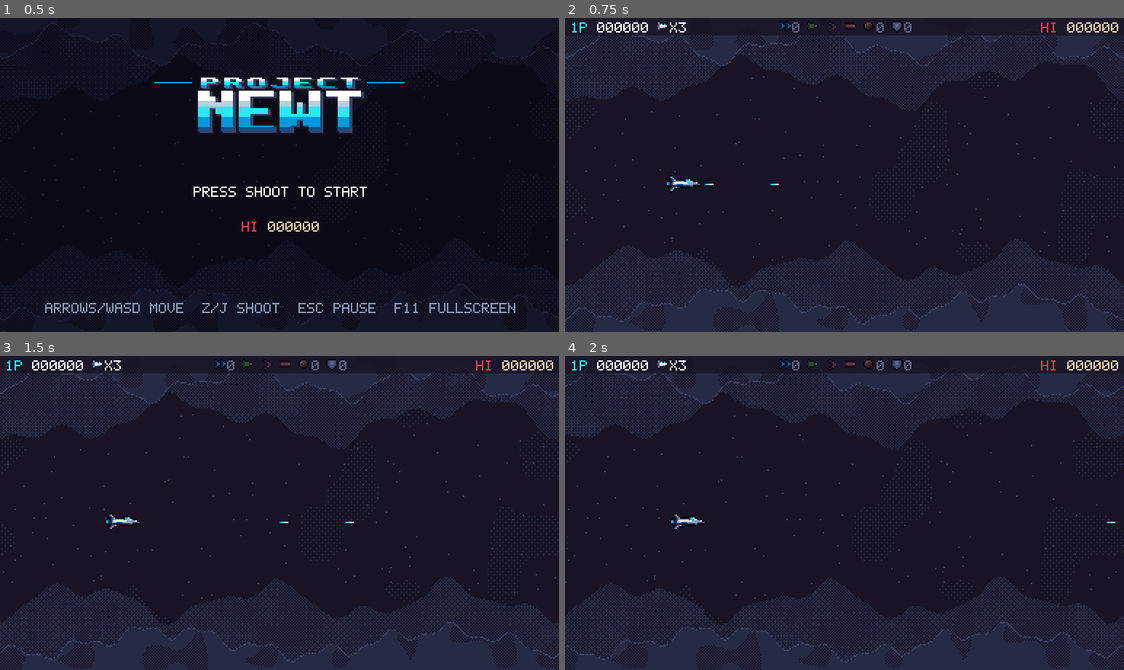
Above: before the commit, frames 1-4 (two rows, left to right).
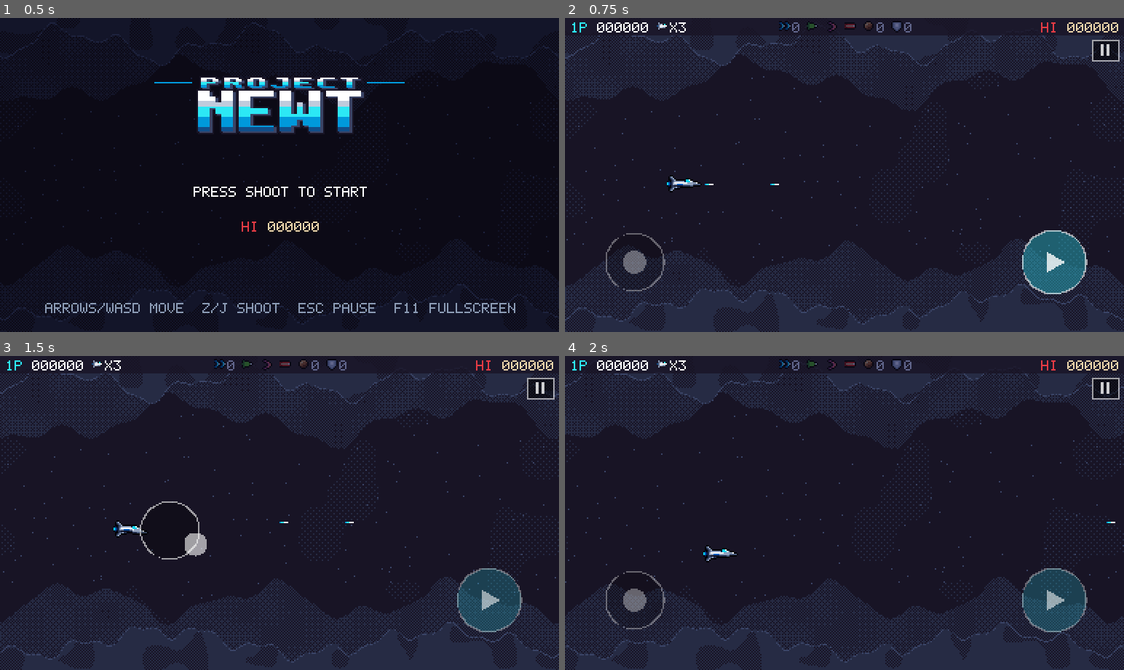
Above: after the commit, the same moments.

Repository: jeremysu0131/salamander-like
Game: Godot game, scene res://scenes/main.tscn
Same seed, same stepped clock (60 frames per second), same inputs: the game is played once before the commit and once after it.
Inputs (mouse positions are in pixels of both pictures, inside the frame that each line leads up to):
- Up to frame 1 (0.5 s): no input
- Up to frame 2 (0.75 s): tap Enter (ui_accept) at 0.5 s; move the mouse to (967, 159) at 0.52 s; hold Right (p1_right) from 0.53 s (still down); hold Z (p1_shoot) from 0.53 s (still down); click (967, 159) at 0.67 s
- Up to frame 3 (1.5 s): tap Enter (ui_accept) at 0.77, 1.25 s; release Right (p1_right) at 1.25 s; release Z (p1_shoot) at 1.25 s; drag from (167, 528) to (251, 575) at 1.27 s
- Up to frame 4 (2 s): no input

Frame 1 is identical in both runs. In frame 2, 2.5% of the frame differs, in the area x 7-100%, y 6-88%; in frame 3, 2.8%; in frame 4, 2.9%.

Commit message:
Touch controls for mobile: virtual stick on the left, hold right to shoot, pause button
Touches are translated into the existing input actions, so gameplay and UI
code are unchanged. Shown from the start on mobile browsers, otherwise after
the first touch; hidden again on keyboard or gamepad input.

Co-Authored-By: Claude Opus 5.5 <noreply@anthropic.com>

Diff:
--- a/project.godot
+++ b/project.godot
@@ -19,6 +19,7 @@
 Debug="*res://scripts/autoload/debug.gd"
 Game="*res://scripts/autoload/game.gd"
 Sfx="*res://scripts/autoload/sfx.gd"
+TouchControls="*res://scripts/autoload/touch_controls.gd"
 
 [display]
 
@@ -27,7 +28,6 @@
 window/size/window_width_override=1152
 window/size/window_height_override=648
 window/stretch/mode="viewport"
-window/stretch/aspect="keep"
 window/stretch/scale_mode="integer"
 
 [layer_names]
@@ -41,17 +41,12 @@
 2d_physics/layer_7="shield"
 2d_physics/layer_8="hazard"
 
-[physics]
-
-common/physics_ticks_per_second=60
-common/max_physics_steps_per_frame=8
-
 [rendering]
 
+textures/canvas_textures/default_texture_filter=0
 renderer/rendering_method="gl_compatibility"
 renderer/rendering_method.mobile="gl_compatibility"
-textures/canvas_textures/default_texture_filter=0
 textures/vram_compression/import_etc2_astc=true
+environment/defaults/default_clear_color=Color(0.03, 0.02, 0.06, 1)
 2d/snap/snap_2d_transforms_to_pixel=true
 2d/snap/snap_2d_vertices_to_pixel=true
-environment/defaults/default_clear_color=Color(0.03, 0.02, 0.06, 1)
--- a/scripts/autoload/debug.gd
+++ b/scripts/autoload/debug.gd
@@ -13,6 +13,7 @@
 ## --shotdir=<dir>  截圖存放目錄，預設 user://shots
 ## --quit=<t>       遊戲時間第 t 秒結束程式
 ## --log            每秒印出一行狀態（捲動距離、分數、殘機、Boss HP）
+## --touch          一開始就顯示觸控按鈕（在電腦上測試手機操作）
 
 var skip_title := false
 var start_x := 0.0
@@ -21,6 +22,7 @@
 var weapon := &"beam"
 var autopilot := false
 var log_state := false
+var touch := false
 var shot_times: Array[float] = []
 var shot_dir := "user://shots"
 var quit_time := -1.0
@@ -48,6 +50,7 @@
 			"weapon": weapon = StringName(value)
 			"autopilot": autopilot = true
 			"log": log_state = true
+			"touch": touch = true
 			"shot":
 				for t in value.split(","):
 					shot_times.append(t.to_float())
--- /dev/null
+++ b/scripts/autoload/touch_controls.gd
@@ -0,0 +1,215 @@
+extends CanvasLayer
+## 觸控操作（手機）：左半邊虛擬搖桿移動、右半邊按住射擊、右上角暫停。
+##
+## 觸控會被轉成既有的輸入動作（p1_up 等、p1_shoot、pause）送進引擎，
+## 所以機體、標題、結果畫面都不需要知道觸控的存在。
+##
+## 顯示時機：手機瀏覽器（web_android、web_ios）與原生手機一開始就顯示；
+## 其他裝置在第一次觸控時顯示，按鍵盤或手把時隱藏。
+## 不在遊戲中（標題、結果畫面）時不畫按鈕，點一下螢幕等於按射擊鍵。
+
+signal active_changed(active: bool)
+
+## 搖桿底座半徑與搖桿頭半徑（像素，384×216 座標）。
+const STICK_RADIUS := 20.0
+const KNOB_RADIUS := 8.0
+## 拖曳距離小於這個值不算移動。
+const DEADZONE := 5.0
+## 沒有按著時，搖桿提示畫在這裡。
+const STICK_HOME := Vector2(48, 168)
+const SHOOT_CENTER := Vector2(336, 168)
+const SHOOT_RADIUS := 22.0
+## 暫停按鈕（在 HUD 下方的右上角）。判定範圍比畫出來的大一點，手指比較好按。
+const PAUSE_RECT := Rect2(362, 15, 18, 14)
+const PAUSE_HIT_MARGIN := 6.0
+## 畫面左右分界：左邊是搖桿，右邊是射擊。
+const SPLIT_X := 192.0
+const ALPHA := 0.35
+const ALPHA_PRESSED := 0.6
+const MOVE_ACTIONS: Array[StringName] = [&"p1_left", &"p1_right", &"p1_up", &"p1_down"]
+
+var active := false
+
+var _stick_index := -1
+var _stick_origin := STICK_HOME
+var _stick_pos := STICK_HOME
+var _shoot_index := -1
+var _tap_index := -1
+var _held := {}
+var _drawer: Node2D
+var _rotate_hint: Label
+
+
+func _ready() -> void:
+	process_mode = Node.PROCESS_MODE_ALWAYS
+	layer = 50
+	_drawer = Node2D.new()
+	_drawer.draw.connect(_draw_controls)
+	add_child(_drawer)
+	_rotate_hint = _make_rotate_hint()
+	add_child(_rotate_hint)
+	if OS.has_feature("web_android") or OS.has_feature("web_ios") or OS.has_feature("mobile") \
+			or Debug.touch:
+		set_active(true)
+
+
+func set_active(value: bool) -> void:
+	if active == value:
+		return
+	active = value
+	if not active:
+		release_all()
+	_drawer.queue_redraw()
+	active_changed.emit(active)
+
+
+## 放開所有由觸控按下的動作。
+func release_all() -> void:
+	_stick_index = -1
+	_shoot_index = -1
+	_tap_index = -1
+	for action: StringName in _held.keys():
+		_set_action(action, false)
+
+
+func _process(_delta: float) -> void:
+	var size := DisplayServer.window_get_size()
+	_rotate_hint.visible = active and size.y > size.x
+	_drawer.queue_redraw()
+
+
+func _input(event: InputEvent) -> void:
+	if event is InputEventScreenTouch:
+		var touch: InputEventScreenTouch = event
+		set_active(true)
+		_on_touch(touch.index, touch.position, touch.pressed)
+	elif event is InputEventScreenDrag:
+		var drag: InputEventScreenDrag = event
+		if drag.index == _stick_index:
+			_stick_pos = drag.position
+			_update_stick()
+	elif active and (event is InputEventKey or event is InputEventJoypadButton):
+		# 改用鍵盤或手把：收起觸控按鈕。
+		if event.is_pressed():
+			set_active(false)
+
+
+func _on_touch(index: int, pos: Vector2, pressed: bool) -> void:
+	if not pressed:
+		if index == _stick_index:
+			_stick_index = -1
+			for a in MOVE_ACTIONS:
+				_set_action(a, false)
+		if index == _shoot_index:
+			_shoot_index = -1
+			_set_action(&"p1_shoot", false)
+		if index == _tap_index:
+			_tap_index = -1
+			_set_action(&"p1_shoot", false)
+		return
+	if _in_game() and PAUSE_RECT.grow(PAUSE_HIT_MARGIN).has_point(pos):
+		_set_action(&"pause", true)
+		_set_action(&"pause", false)
+		return
+	if get_tree().paused:
+		return
+	if not _in_game():
+		# 標題與結果畫面：點一下等於按射擊鍵。
+		_tap_index = index
+		_set_action(&"p1_shoot", true)
+		return
+	if pos.x < SPLIT_X:
+		if _stick_index < 0:
+			_stick_index = index
+			_stick_origin = pos
+			_stick_pos = pos
+			_update_stick()
+	elif _shoot_index < 0:
+		_shoot_index = index
+		_set_action(&"p1_shoot", true)
+
+
+## 依搖桿位移決定 8 方向。拖超過底座半徑時底座跟著手指走，反方向拖動時反應比較快。
+func _update_stick() -> void:
+	var v := _stick_pos - _stick_origin
+	if v.length() > STICK_RADIUS:
+		_stick_origin = _stick_pos - v.normalized() * STICK_RADIUS
+		v = _stick_pos - _stick_origin
+	var dir := stick_direction(v)
+	_set_action(&"p1_left", dir.x < 0)
+	_set_action(&"p1_right", dir.x > 0)
+	_set_action(&"p1_up", dir.y < 0)
+	_set_action(&"p1_down", dir.y > 0)
+
+
+## 搖桿位移轉成 8 方向（每個分量為 -1、0 或 1）。
+static func stick_direction(v: Vector2) -> Vector2i:
+	if v.length() < DEADZONE:
+		return Vector2i.ZERO
+	var sector := posmod(roundi(v.angle() / (PI / 4.0)), 8)
+	var dirs: Array[Vector2i] = [
+		Vector2i(1, 0), Vector2i(1, 1), Vector2i(0, 1), Vector2i(-1, 1),
+		Vector2i(-1, 0), Vector2i(-1, -1), Vector2i(0, -1), Vector2i(1, -1),
+	]
+	return dirs[sector]
+
+
+func _set_action(action: StringName, pressed: bool) -> void:
+	if _held.get(action, false) == pressed:
+		return
+	if pressed:
+		_held[action] = true
+	else:
+		_held.erase(action)
+	var ev := InputEventAction.new()
+	ev.action = action
+	ev.pressed = pressed
+	ev.strength = 1.0 if pressed else 0.0
+	Input.parse_input_event(ev)
+
+
+func _in_game() -> bool:
+	return Game.world != null and not Game.world.is_over
+
+
+func _draw_controls() -> void:
+	if not active or not _in_game():
+		return
+	var white := Color(1, 1, 1)
+	# 搖桿
+	var held := _stick_index >= 0
+	var origin := _stick_origin if held else STICK_HOME
+	var knob := origin + (_stick_pos - _stick_origin) if held else STICK_HOME
+	var a := ALPHA_PRESSED if held else ALPHA
+	_drawer.draw_circle(origin, STICK_RADIUS, Color(0, 0, 0, a * 0.5), true, -1.0, false)
+	_drawer.draw_arc(origin, STICK_RADIUS, 0, TAU, 32, Color(white, a), 1.0, false)
+	_drawer.draw_circle(knob, KNOB_RADIUS, Color(white, a), true, -1.0, false)
+	# 射擊鈕
+	a = ALPHA_PRESSED if _shoot_index >= 0 else ALPHA
+	_drawer.draw_circle(SHOOT_CENTER, SHOOT_RADIUS, Color(0.17, 0.91, 0.96, a * 0.6), true, -1.0, false)
+	_drawer.draw_arc(SHOOT_CENTER, SHOOT_RADIUS, 0, TAU, 32, Color(white, a), 1.0, false)
+	# 射擊鈕中央畫一個朝右的小三角，提示「發射」。
+	var c := SHOOT_CENTER
+	_drawer.draw_colored_polygon(PackedVector2Array([
+		c + Vector2(-5, -7), c + Vector2(8, 0), c + Vector2(-5, 7)]), Color(white, a + 0.2))
+	# 暫停鈕
+	var r := PAUSE_RECT
+	_drawer.draw_rect(r, Color(0, 0, 0, 0.5))
+	_drawer.draw_rect(r, Color(white, 0.6), false, 1.0)
+	_drawer.draw_rect(Rect2(r.position + Vector2(6, 3), Vector2(2, r.size.y - 6)), Color(white, 0.8))
+	_drawer.draw_rect(Rect2(r.position + Vector2(r.size.x - 8, 3), Vector2(2, r.size.y - 6)), Color(white, 0.8))
+
+
+func _make_rotate_hint() -> Label:
+	var l := Label.new()
+	l.theme = preload("res://assets/ui/theme.tres")
+	l.text = "ROTATE YOUR DEVICE\nTO LANDSCAPE"
+	l.horizontal_alignment = HORIZONTAL_ALIGNMENT_CENTER
+	l.vertical_alignment = VERTICAL_ALIGNMENT_CENTER
+	l.size = Game.SCREEN_SIZE
+	l.add_theme_color_override(&"font_color", Color.WHITE)
+	var bg := StyleBoxFlat.new()
+	bg.bg_color = Color(0.09, 0.08, 0.15, 0.92)
+	l.add_theme_stylebox_override(&"normal", bg)
+	l.visible = false
+	return l
--- a/scripts/ui/result.gd
+++ b/scripts/ui/result.gd
@@ -52,7 +52,8 @@
 		UiStyle.make_centered_label(self, "GAME OVER", cx, 72, UiStyle.RED)
 		_add_row("SCORE", score, cx, 104, UiStyle.WHITE)
 
-	_prompt = UiStyle.make_centered_label(self, "PRESS SHOOT", cx, 160, UiStyle.GREY)
+	var prompt := "TAP TO CONTINUE" if TouchControls.active else "PRESS SHOOT"
+	_prompt = UiStyle.make_centered_label(self, prompt, cx, 160, UiStyle.GREY)
 	_prompt.visible = false
 
 
--- a/scripts/ui/title.gd
+++ b/scripts/ui/title.gd
@@ -13,8 +13,13 @@
 const BLINK_PERIOD := 1.0
 const BLINK_ON := 0.65
 const CONTROLS := "ARROWS/WASD MOVE  Z/J SHOOT  ESC PAUSE  F11 FULLSCREEN"
+const PROMPT := "PRESS SHOOT TO START"
+## 觸控模式（TouchControls.active）時改顯示的文字。
+const CONTROLS_TOUCH := "HOLD LEFT SIDE: MOVE    HOLD RIGHT SIDE: SHOOT"
+const PROMPT_TOUCH := "TAP TO START"
 
 var _prompt: Label
+var _controls: Label
 var _time := 0.0
 var _started := false
 
@@ -39,14 +44,27 @@
 	logo.mouse_filter = Control.MOUSE_FILTER_IGNORE
 	add_child(logo)
 
-	_prompt = UiStyle.make_centered_label(self, "PRESS SHOOT TO START", cx, 116, UiStyle.WHITE)
+	_prompt = UiStyle.make_centered_label(self, PROMPT, cx, 116, UiStyle.WHITE)
 
 	var hi := "HI " + UiStyle.format_score(Game.hiscore)
 	var hi_x := cx - UiStyle.text_width(hi) / 2
 	UiStyle.make_label(self, "HI", hi_x, 140, UiStyle.RED)
 	UiStyle.make_label(self, UiStyle.format_score(Game.hiscore), hi_x + 3 * UiStyle.GLYPH_W, 140, UiStyle.CREAM)
 
-	UiStyle.make_centered_label(self, CONTROLS, cx, 196, UiStyle.GREY)
+	_controls = UiStyle.make_centered_label(self, CONTROLS, cx, 196, UiStyle.GREY)
+	TouchControls.active_changed.connect(_apply_touch_mode)
+	_apply_touch_mode(TouchControls.active)
+
+
+func _apply_touch_mode(touch: bool) -> void:
+	var cx := int(Game.SCREEN_SIZE.x) / 2
+	_set_centered(_prompt, PROMPT_TOUCH if touch else PROMPT, cx)
+	_set_centered(_controls, CONTROLS_TOUCH if touch else CONTROLS, cx)
+
+
+func _set_centered(label: Label, text: String, cx: int) -> void:
+	label.text = text
+	label.position.x = cx - UiStyle.text_width(text) / 2
 
 
 func _process(delta: float) -> void:
--- /dev/null
+++ b/tests/test_touch.gd
@@ -0,0 +1,83 @@
+extends TestCase
+## 觸控操作（scripts/autoload/touch_controls.gd）：搖桿方向、按住射擊、暫停、標題點一下開始。
+##
+## 直接呼叫 _on_touch()／_update_stick()，用 384×216 的遊戲座標，不經過視窗座標換算。
+
+const TC := preload("res://scripts/autoload/touch_controls.gd")
+
+
+func after_each() -> void:
+	TouchControls.release_all()
+	TouchControls.set_active(false)
+	await super()
+
+
+func test_stick_direction_8_way() -> void:
+	check_eq(TC.stick_direction(Vector2(2, 1)), Vector2i.ZERO, "deadzone")
+	check_eq(TC.stick_direction(Vector2(20, 0)), Vector2i(1, 0), "right")
+	check_eq(TC.stick_direction(Vector2(-20, 3)), Vector2i(-1, 0), "left")
+	check_eq(TC.stick_direction(Vector2(0, -20)), Vector2i(0, -1), "up")
+	check_eq(TC.stick_direction(Vector2(14, 14)), Vector2i(1, 1), "down-right")
+	check_eq(TC.stick_direction(Vector2(-14, -14)), Vector2i(-1, -1), "up-left")
+
+
+func test_left_side_moves_right_side_shoots() -> void:
+	var w := await make_world()
+	w.stage.set_physics_process(false)
+	var p: Node2D = w.players[0]
+	p.global_position = Vector2(100, 110)
+	TouchControls.set_active(true)
+	# 左手按在 (60, 150) 往上拖 20 px；右手按住右半邊。
+	TouchControls._on_touch(0, Vector2(60, 150), true)
+	TouchControls._stick_pos = Vector2(60, 130)
+	TouchControls._update_stick()
+	TouchControls._on_touch(1, Vector2(300, 120), true)
+	await tree.process_frame  # 送出的輸入事件下一幀才生效
+	check(Input.is_action_pressed(&"p1_up"), "up held")
+	check(not Input.is_action_pressed(&"p1_left"), "left not held")
+	check(Input.is_action_pressed(&"p1_shoot"), "shoot held")
+	await physics_frames(30)
+	check(p.global_position.y < 100, "ship moved up, y=%s" % p.global_position.y)
+	check(w.player_bullets.get_child_count() > 0, "ship is shooting")
+	# 放開後動作要跟著放開。
+	TouchControls._on_touch(0, Vector2(60, 130), false)
+	TouchControls._on_touch(1, Vector2(300, 120), false)
+	await physics_frames(2)
+	check(not Input.is_action_pressed(&"p1_up"), "up released")
+	check(not Input.is_action_pressed(&"p1_shoot"), "shoot released")
+
+
+func test_pause_button() -> void:
+	var w := await make_world()
+	TouchControls.set_active(true)
+	TouchControls._on_touch(0, TC.PAUSE_RECT.get_center(), true)
+	await tree.process_frame
+	check(tree.paused, "paused")
+	TouchControls._on_touch(0, TC.PAUSE_RECT.get_center(), false)
+	TouchControls._on_touch(0, TC.PAUSE_RECT.get_center(), true)
+	await tree.process_frame
+	check(not tree.paused, "resumed")
+	TouchControls._on_touch(0, TC.PAUSE_RECT.get_center(), false)
+	w.queue_free()
+
+
+func test_tap_on_title_starts() -> void:
+	var title: Control = add(load("res://scenes/ui/title.tscn").instantiate())
+	TouchControls.set_active(true)
+	var started := [false]
+	title.start_requested.connect(func(): started[0] = true)
+	await tree.process_frame
+	check_eq(title._prompt.text, "TAP TO START", "touch prompt")
+	TouchControls._on_touch(0, Vector2(200, 100), true)
+	await tree.process_frame
+	check(started[0], "tap starts the game")
+	TouchControls._on_touch(0, Vector2(200, 100), false)
+
+
+func test_keyboard_hides_touch_controls() -> void:
+	TouchControls.set_active(true)
+	var ev := InputEventKey.new()
+	ev.physical_keycode = KEY_Z
+	ev.pressed = true
+	TouchControls._input(ev)
+	check(not TouchControls.active, "hidden after a key press")
Not shown, added: scripts/autoload/touch_controls.gd.uid
Not shown, added: tests/test_touch.gd.uid
Not shown, changed: docs/ARCHITECTURE.md
